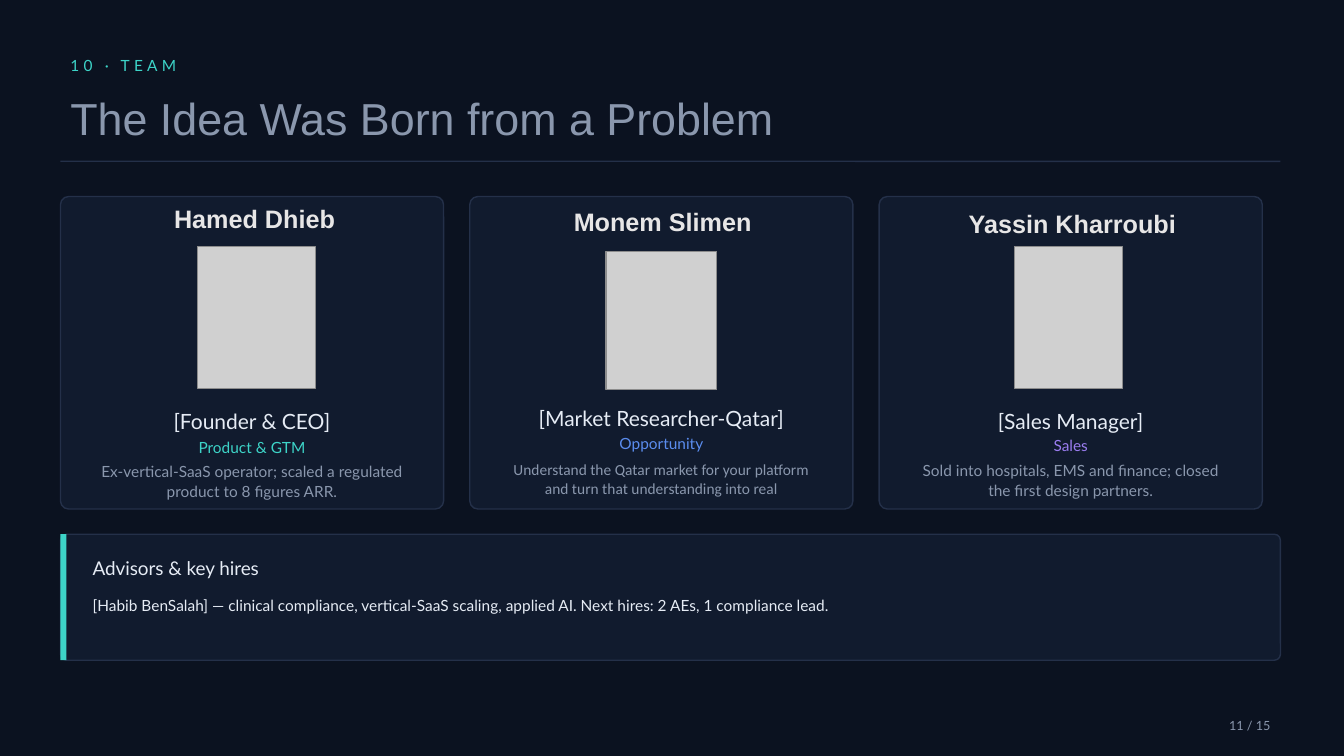
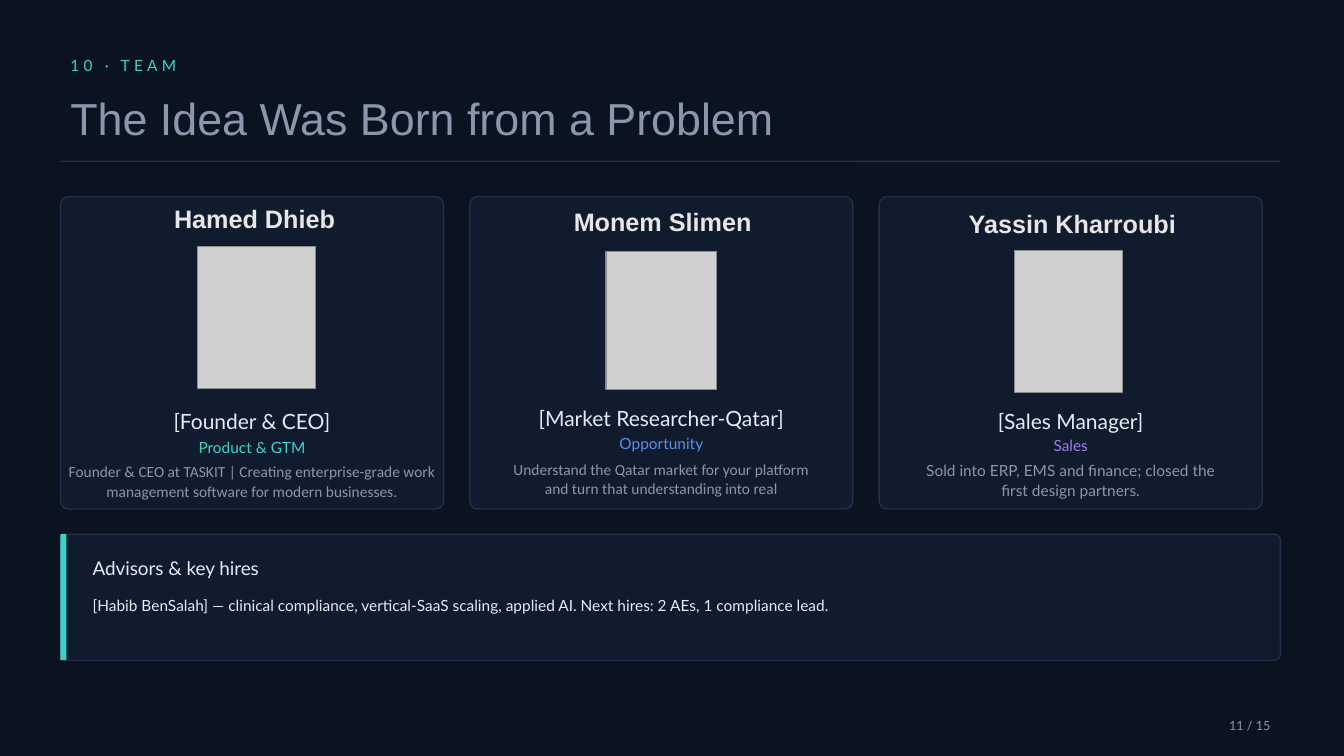
Before and after one commit to dhiabnhamed-a11y/versionb, a slide deck: slide 11 of pitch-deck-filled.pptx. Drawn at 1344x756 pixels with LibreOffice and Linux fonts; fonts in the diff are those of the drawing; grey boxes stand for pictures. Boxes give left, top, right and bottom in pixels: in the first picture for what was removed or moved away, otherwise in the second. Text is boxed around its words. In the diff, an @@ line names an element or a change of style, - is before the commit and + after.

```diff
--- a/pitch-deck-filled.pptx
+++ b/pitch-deck-filled.pptx
@@ picture: place and size @@
-picture at <box>1014,246,1122,388</box>
+picture at <box>1014,250,1122,392</box>
@@ text at <box>69,466,434,500</box>: text changed; font Lato to Calibri @@
-Ex-vertical-SaaS operator; scaled a regulated product to 8 figures ARR.
+Founder & CEO at TASKIT | Creating enterprise-grade work management software for modern businesses.
@@ text at <box>926,464,1215,499</box>: text changed @@
-Sold into hospitals, EMS and finance; closed the first design partners.
+Sold into ERP, EMS and finance; closed the first design partners.
```
Also in this commit, not shown: 31 other files.
